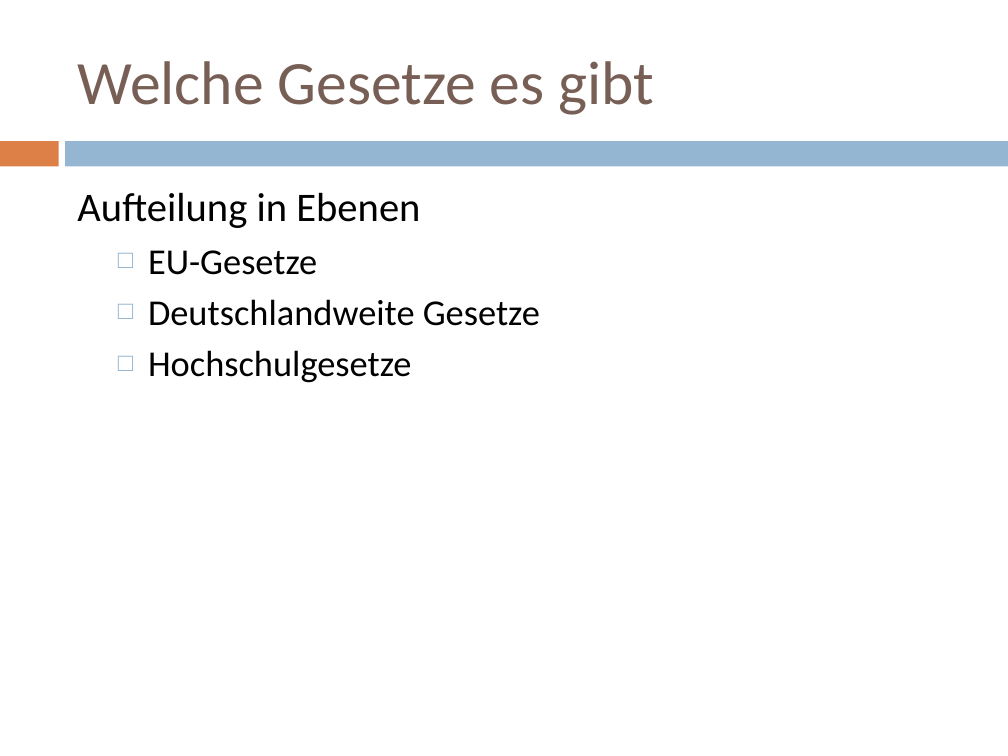
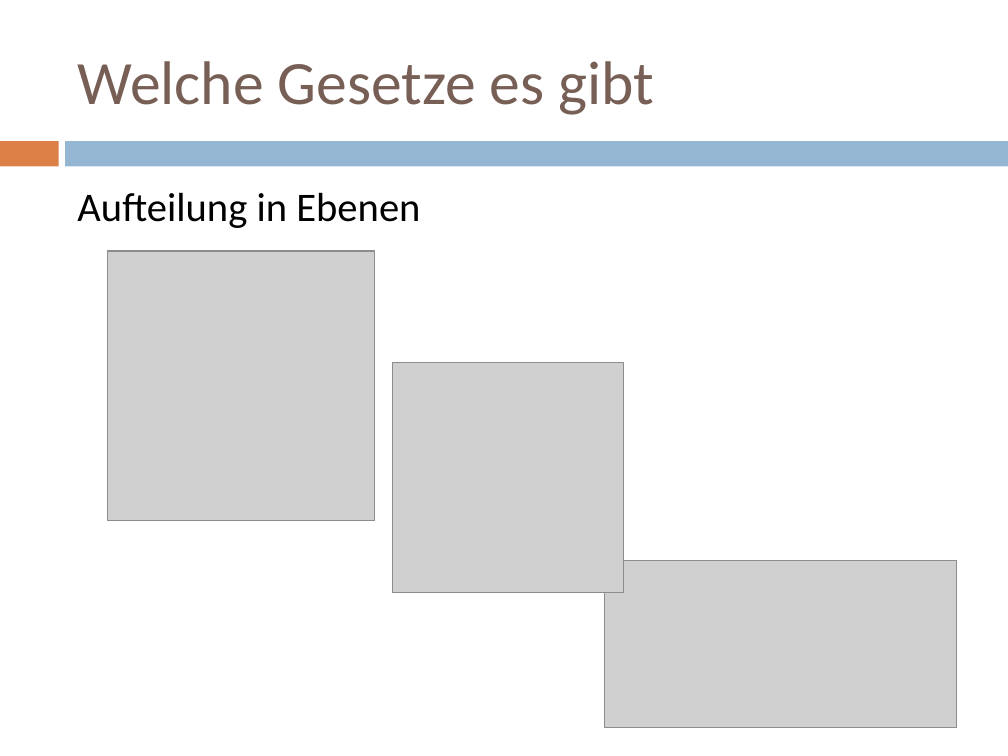
Before and after one commit to doctordebug/Hackerpraktikum, a slide deck: slide 3 of Präsentationen/PT1.pptx. Drawn at 1008x756 pixels with LibreOffice and Linux fonts; fonts in the diff are those of the drawing; grey boxes stand for pictures. Boxes give left, top, right and bottom in pixels: in the first picture for what was removed or moved away, otherwise in the second. Text is boxed around its words. In the diff, an @@ line names an element or a change of style, - is before the commit and + after.

```diff
--- a/Präsentationen/PT1.pptx
+++ b/Präsentationen/PT1.pptx
@@ picture added at (107,251,375,521) @@
@@ text at (148,250,540,383): paragraphs removed @@
-  □ EU-Gesetze
-  □ Deutschlandweite Gesetze
-  □ Hochschulgesetze
@@ picture added at (393,362,623,592) @@
@@ picture added at (605,560,957,727) @@
```
Also in this commit, not shown: 13 other slides changed, 2 slides added.
